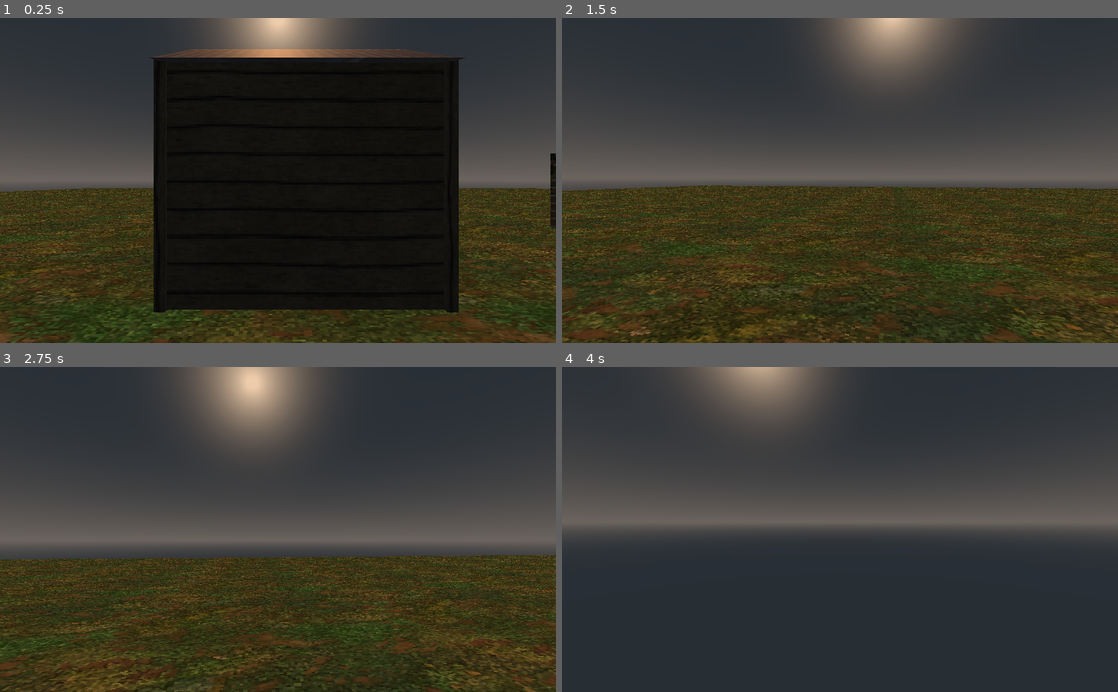
Above: before the commit, frames 1-4 (two rows, left to right).
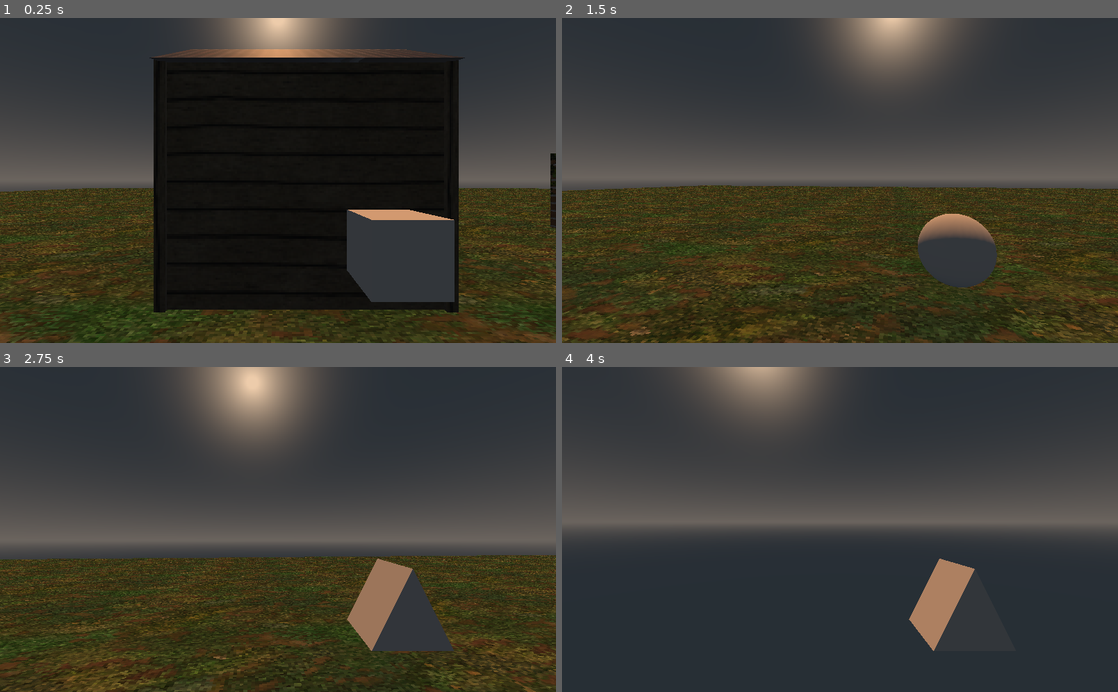
Above: after the commit, the same moments.

Repository: R3ckoner/Noir1983
Game: Godot game, scene res://scenes/World.tscn
Two runs of this game, one before a commit and one after it. Both use one fixed random seed, a clock stepped at 60 frames per second and the inputs below.
Inputs (mouse positions are in pixels of both pictures, inside the frame that each line leads up to):
- Up to frame 1 (0.25 s): no input
- Up to frame 2 (1.5 s): tap Enter at 0.5 s; move the mouse to (867, 180) at 0.52 s; hold W (move_forwards) from 0.53 s (still down); tap 1 at 0.6 s; tap Space (jump) at 0.77 s; tap 2 at 0.8, 1.35 s; move the mouse to (812, 180) at 1.27 s
- Up to frame 3 (2.75 s): keep holding W (move_forwards); tap Space (jump) at 1.52 s; tap 3 at 1.55, 2.1 s; move the mouse to (289, 523) at 2.02 s; tap 4 at 2.3 s
- Up to frame 4 (4 s): keep holding W (move_forwards); move the mouse to (834, 536) at 2.77 s; tap 4 at 2.85 s; tap Space (jump) at 3.02, 3.77 s; tap 5 at 3.05, 3.6 s; move the mouse to (878, 532) at 3.52 s; tap 6 at 3.8 s

The runs differ from the first frame. In frame 1, 5.2% of the frame differs, in the area x 62-82%, y 58-88%; in frame 2, 2.5%; in frame 3, 3.5%; in frame 4, 1.6%.

Commit message:
Weapon Manager
Switches between objects in an enum list

Diff:
--- a/characters/player/Player.gd
+++ b/characters/player/Player.gd
@@ -1,10 +1,25 @@
 extends KinematicBody
+
+var hotkeys = {
+	KEY_1: 0,
+	KEY_2: 1,
+	KEY_3: 2,
+	KEY_4: 3,
+	KEY_5: 4,
+	KEY_6: 5,
+	KEY_7: 6,
+	KEY_8: 7,
+	KEY_9: 8,
+	KEY_0: 9,
+}
+
 
 export var mouse_sens = 0.5
 
 onready var camera = $Camera
 onready var character_mover = $CharacterMover
 onready var health_manager = $HealthManager
+onready var weapon_manager = $Camera/WeaponManager
 
 var dead = false
 
@@ -41,6 +56,14 @@
 		rotation_degrees.y -= mouse_sens * event.relative.x
 		camera.rotation_degrees.x -= mouse_sens * event.relative.y
 		camera.rotation_degrees.x = clamp(camera.rotation_degrees.x, -90, 90)
+	if event is InputEventKey and event.pressed:
+		if event.scancode in hotkeys:
+			weapon_manager.switch_to_weapon_slot(hotkeys[event.scancode])
+	if event is InputEventMouseButton and event.pressed:
+		if event.button_index == BUTTON_WHEEL_DOWN:
+			weapon_manager.switch_to_next_weapon()
+		if event.button_index == BUTTON_WHEEL_UP:
+			weapon_manager.switch_to_last_weapon()
 
 func hurt(damage, dir):
 	health_manager.hurt(damage, dir)
--- a/characters/player/Player.tscn
+++ b/characters/player/Player.tscn
@@ -1,11 +1,20 @@
-[gd_scene load_steps=5 format=2]
+[gd_scene load_steps=10 format=2]
 
 [ext_resource path="res://characters/CharacterMover.gd" type="Script" id=1]
 [ext_resource path="res://characters/player/Player.gd" type="Script" id=2]
 [ext_resource path="res://characters/HealthManager.gd" type="Script" id=3]
+[ext_resource path="res://characters/player/WeaponManager.gd" type="Script" id=4]
 
 [sub_resource type="CapsuleShape" id=1]
 radius = 0.5
+
+[sub_resource type="CubeMesh" id=2]
+
+[sub_resource type="SphereMesh" id=3]
+
+[sub_resource type="CylinderMesh" id=4]
+
+[sub_resource type="PrismMesh" id=5]
 
 [node name="Player" type="KinematicBody"]
 collision_layer = 2
@@ -21,6 +30,32 @@
 transform = Transform( 1, 0, 0, 0, 1, 0, 0, 0, 1, 0, 1.75, 0 )
 current = true
 
+[node name="WeaponManager" type="Spatial" parent="Camera"]
+transform = Transform( 1, 0, 0, 0, 1, 0, 0, 0, 1, 0, -0.00696599, -0.425467 )
+script = ExtResource( 4 )
+
+[node name="Weapons" type="Spatial" parent="Camera/WeaponManager"]
+
+[node name="Machete" type="MeshInstance" parent="Camera/WeaponManager/Weapons"]
+transform = Transform( 0.1, 0, 0, 0, 0.1, 0, 0, 0, 0.1, 0.326865, -0.188482, -0.237211 )
+mesh = SubResource( 2 )
+material/0 = null
+
+[node name="MachineGun" type="MeshInstance" parent="Camera/WeaponManager/Weapons"]
+transform = Transform( 0.1, 0, 0, 0, 0.1, 0, 0, 0, 0.1, 0.326865, -0.188482, -0.237211 )
+mesh = SubResource( 3 )
+material/0 = null
+
+[node name="Shotgun" type="MeshInstance" parent="Camera/WeaponManager/Weapons"]
+transform = Transform( 0.1, 0, 0, 0, 0.1, 0, 0, 0, 0.1, 0.326865, -0.188482, -0.237211 )
+mesh = SubResource( 4 )
+material/0 = null
+
+[node name="RocketLauncher" type="MeshInstance" parent="Camera/WeaponManager/Weapons"]
+transform = Transform( 0.1, 0, 0, 0, 0.1, 0, 0, 0, 0.1, 0.326865, -0.188482, -0.237211 )
+mesh = SubResource( 5 )
+material/0 = null
+
 [node name="CharacterMover" type="Spatial" parent="."]
 script = ExtResource( 1 )
 move_accel = 3
@@ -30,12 +65,3 @@
 
 [node name="HealthManager" type="Spatial" parent="."]
 script = ExtResource( 3 )
-
-[node name="Timer" type="Timer" parent="."]
-autostart = true
-
-[node name="Timer2" type="Timer" parent="."]
-autostart = true
-
-[connection signal="timeout" from="Timer" to="." method="hurt" binds= [ 30, Vector3( 0, 0, 0 ) ]]
-[connection signal="timeout" from="Timer2" to="." method="heal" binds= [ 5 ]]
--- /dev/null
+++ b/characters/player/WeaponManager.gd
@@ -0,0 +1,51 @@
+extends Spatial
+
+
+enum WEAPON_SLOTS {MACHETE, MACHINE_GUN, SHOTGUN, ROCKET_LAUNCHER}
+var slots_unlocked = {
+	WEAPON_SLOTS.MACHETE: true,
+	WEAPON_SLOTS.MACHINE_GUN: true,
+	WEAPON_SLOTS.SHOTGUN: true,
+	WEAPON_SLOTS.ROCKET_LAUNCHER: true,
+
+}
+
+onready var weapons = $Weapons.get_children()
+var cur_slot = 0
+var cur_weapon = null
+
+func _ready():
+	pass
+
+func switch_to_next_weapon():
+	cur_slot = (cur_slot + 1) % slots_unlocked.size()
+	if !slots_unlocked[cur_slot]:
+		switch_to_next_weapon()
+	else:
+		switch_to_weapon_slot(cur_slot)
+
+func switch_to_last_weapon():
+	cur_slot = posmod((cur_slot - 1),  slots_unlocked.size())
+	if !slots_unlocked[cur_slot]:
+		switch_to_last_weapon()
+	else:
+		switch_to_weapon_slot(cur_slot)
+
+func switch_to_weapon_slot(slot_ind: int):
+	if slot_ind < 0 or slot_ind >= slots_unlocked.size():
+		return
+	if !slots_unlocked[cur_slot]:
+		return
+	disable_all_weapons()
+	cur_weapon = weapons[slot_ind]
+	if cur_weapon.has_method("set_active"):
+		cur_weapon.set_active()
+	else:
+		cur_weapon.show()
+
+func disable_all_weapons():
+	for weapon in weapons:
+		if weapon.has_method("set_inactive"):
+			weapon.set_inactive()
+		else:
+			weapon.hide()
